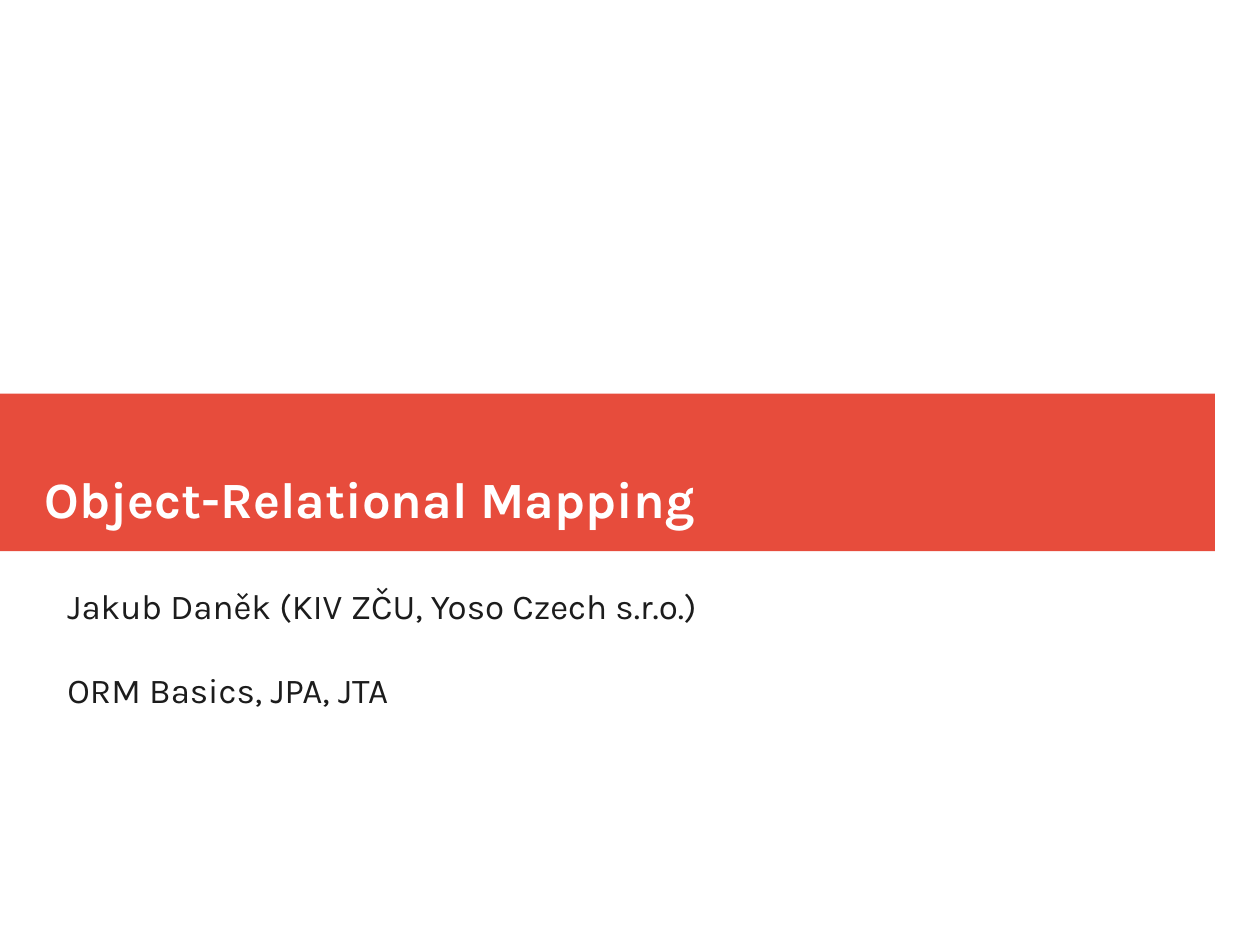
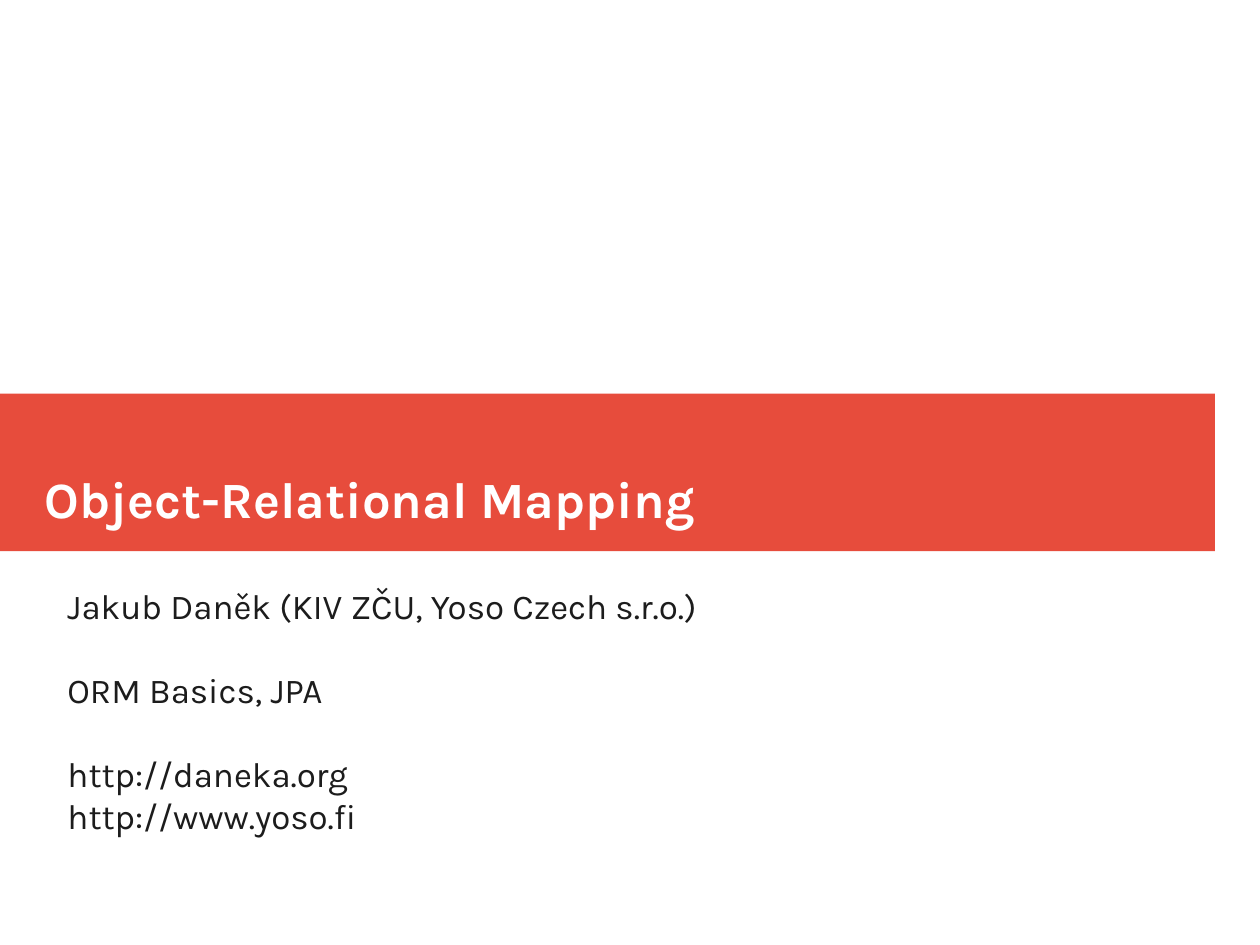
Before and after one commit to maxotta/pia-labs, a slide deck: slide 1 of lectures/persistence.odp. Drawn at 1260x945 pixels with LibreOffice and Linux fonts; fonts in the diff are those of the drawing. Boxes give left, top, right and bottom in pixels: in the first picture for what was removed or moved away, otherwise in the second. Text is boxed around its words. In the diff, an @@ line names an element or a change of style, - is before the commit and + after.

```diff
--- a/lectures/persistence.odp
+++ b/lectures/persistence.odp
@@ subtitle at box(67, 679, 356, 838): text changed @@
-ORM Basics, JPA, JTA
+ORM Basics, JPA
+http://daneka.org
+http://www.yoso.fi
```
Also in this commit, not shown: 9 other slides changed, 18 slides added.
